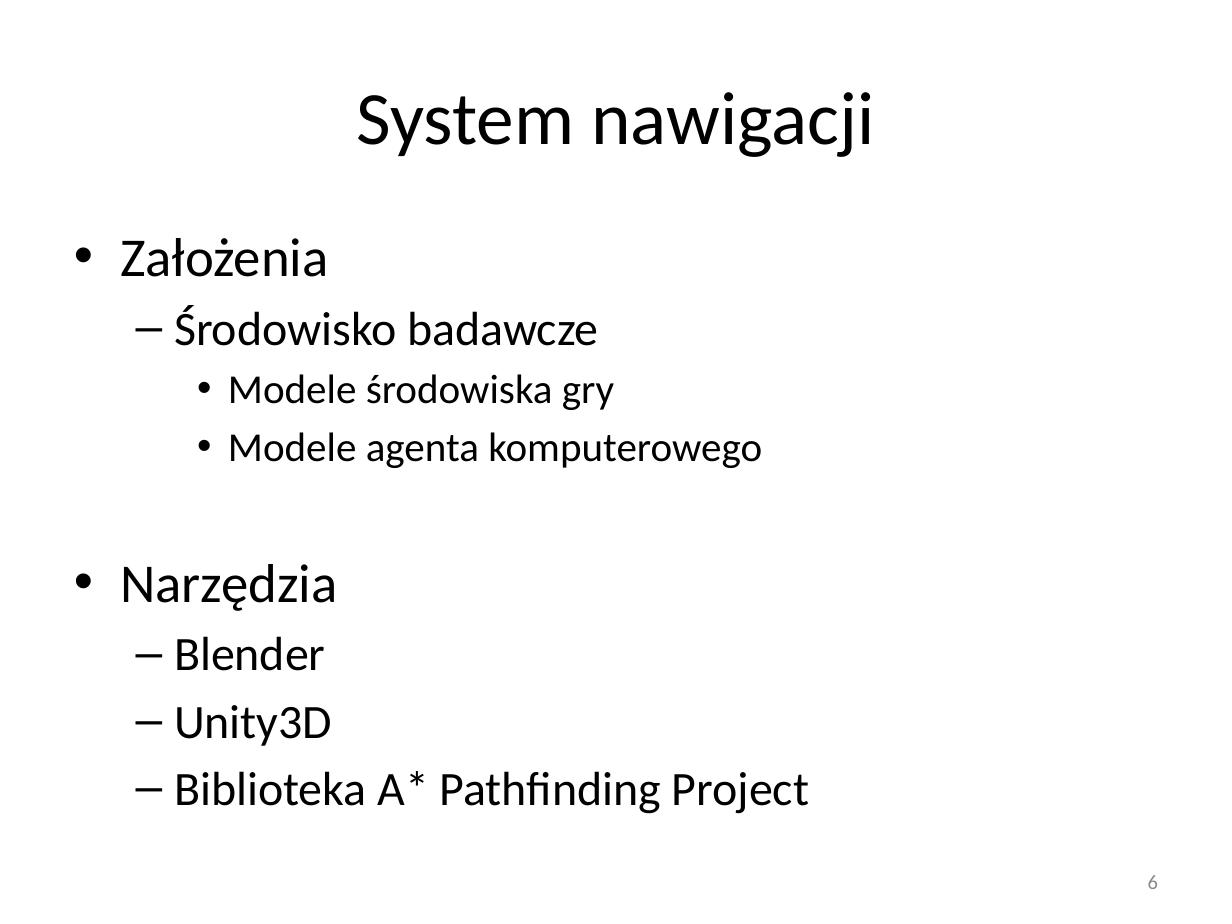
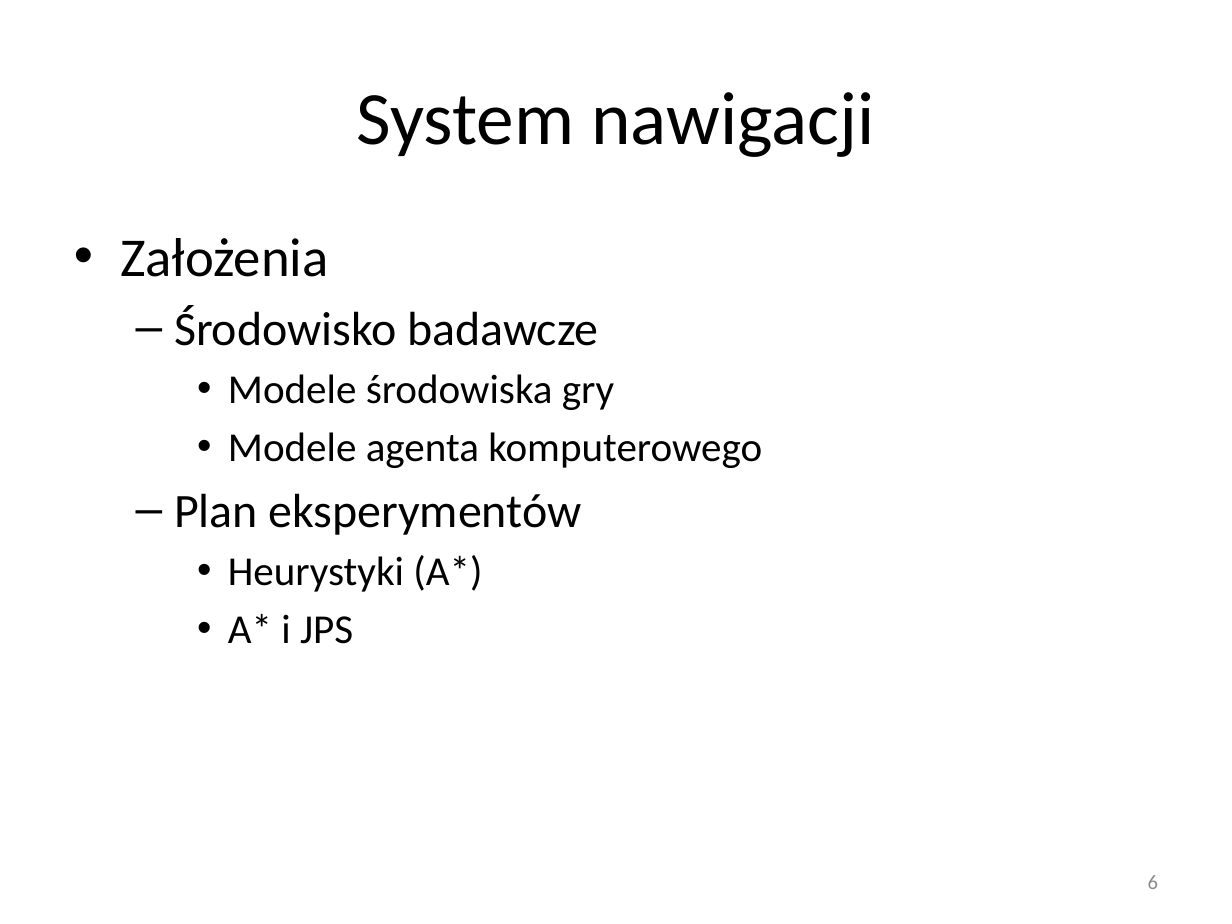
Before and after one commit to sskullgra/Character-Navigation, a slide deck: slide 6 of Nawigacja w grach komputerowych.pptx. Drawn at 1232x924 pixels with LibreOffice and Linux fonts; fonts in the diff are those of the drawing. Boxes give left, top, right and bottom in pixels: in the first picture for what was removed or moved away, otherwise in the second. Text is boxed around its words. In the diff, an @@ line names an element or a change of style, - is before the commit and + after.

```diff
--- a/Nawigacja w grach komputerowych.pptx
+++ b/Nawigacja w grach komputerowych.pptx
@@ text at (x1=174, y1=493, x2=582, y2=644): text changed; size 28 to 24 pt @@
-• Narzędzia
-  – Blender
-  – Unity3D
-  – Biblioteka A* Pathfinding Project
+  – Plan eksperymentów
+    • Heurystyki (A*)
+    • A* i JPS
```
Also in this commit, not shown: 2 other slides changed, 2 slides added.
